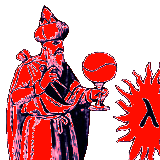
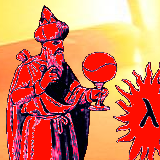
Revision of a layered w=160, h=160 image; what changed, layer by layer:
painted on "Wizard original" over (x1=7, y1=8, x2=160, y2=160)
showed "Forge Original" over (x1=0, y1=0, x2=160, y2=160)
